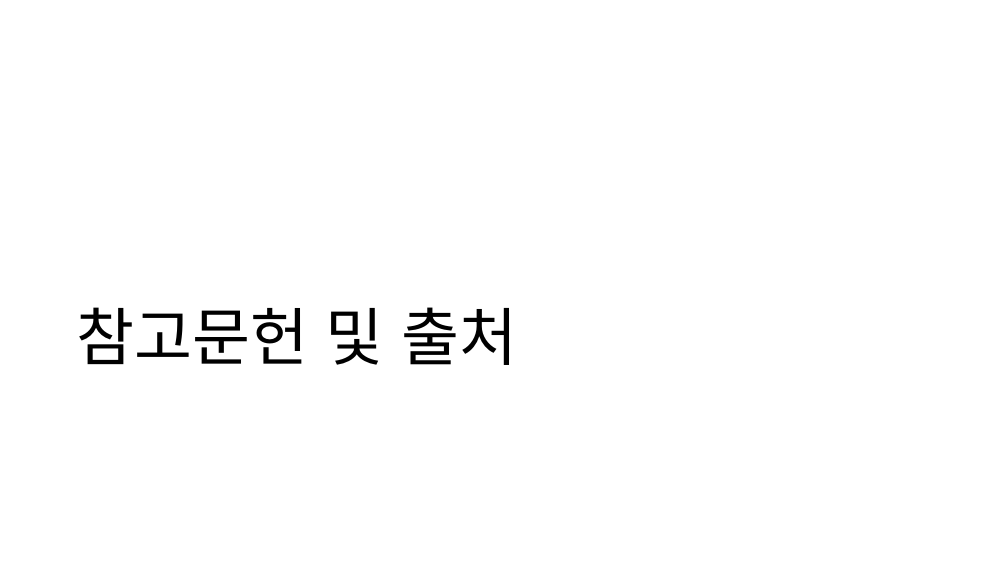
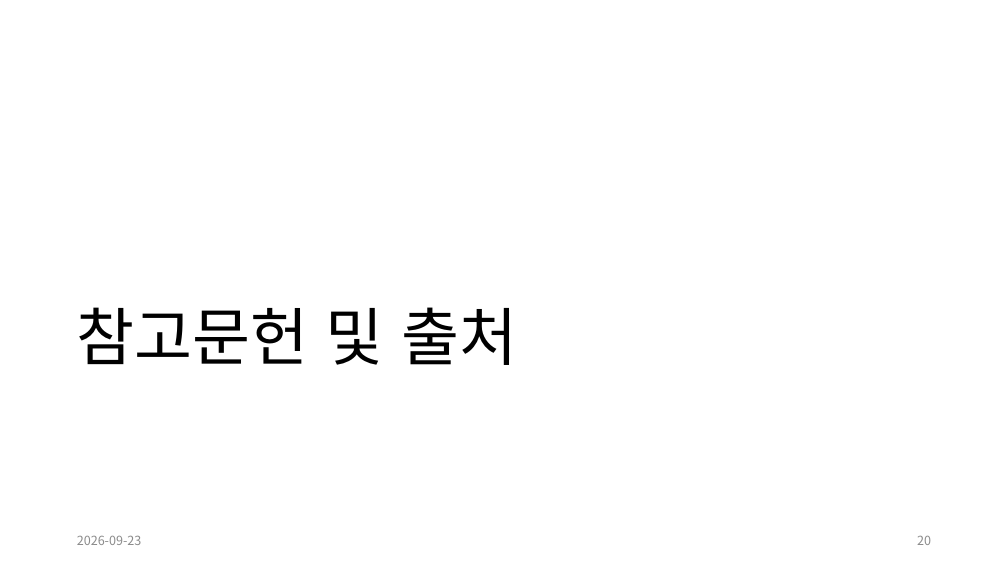
Before and after one commit to kwakyerin/2026_Graduation_Project, a slide deck: slide 20 of documents/HyunahKwon/design/designing/for_pro_pt/배트와 달트_평가pt.pptx. Drawn at 1008x567 pixels with LibreOffice and Linux fonts; fonts in the diff are those of the drawing. Boxes give left, top, right and bottom in pixels: in the first picture for what was removed or moved away, otherwise in the second. Text is boxed around its words. In the diff, an @@ line names an element or a change of style, - is before the commit and + after.

```diff
--- a/documents/HyunahKwon/design/designing/for_pro_pt/배트와 달트_평가pt.pptx
+++ b/documents/HyunahKwon/design/designing/for_pro_pt/배트와 달트_평가pt.pptx
@@ text added at (77, 536, 142, 545), 12 pt, text #8C8C8C @@
+2026-09-23
@@ page number added at (917, 536, 931, 545), 12 pt, text #8C8C8C @@
+20
```
Also in this commit, not shown: 15 other slides changed, 1 slide added, 8 slides removed, 1 other file.
